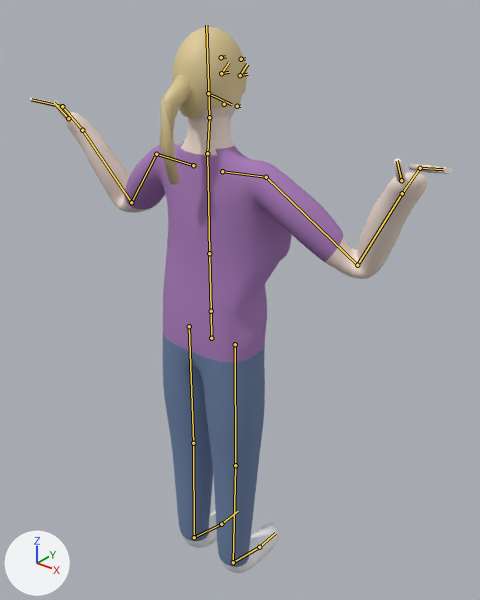
Renders of the Blender file source_art/char_stranger_c.blend from each side of a commit.
Rendered twice from a 50 mm camera at (1.043, -1.181, 1.724) aimed at (0.011, 0.108, 0.924). The lights are fixed; the arrows at lower left show +X, +Y and +Z. The first picture is the older version. Both versions are drawn at frame 0 of the action 'arms_cross'; the numbers are the values there. The bones that bend it are drawn over the model as lines.

Objects in the first picture: 'stranger_c_Mesh'.
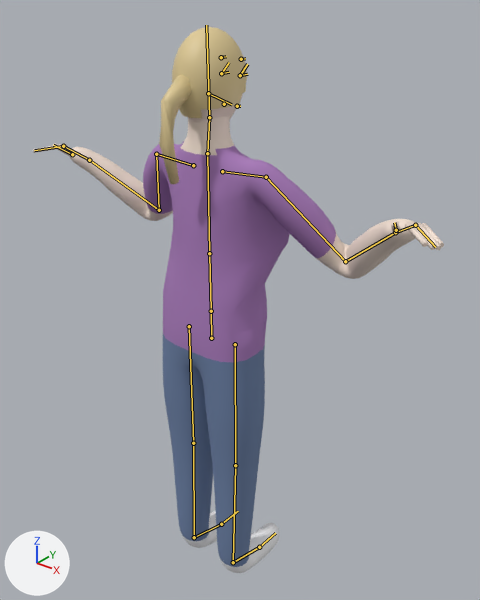
Boxes (x1, y1, x2, y2) around the edits, measured in the pictures (480 x 600 px):
'stranger_c_Mesh', posed: before (30, 27, 452, 573); after (33, 27, 444, 573)
bone 'UpperArm.R', root to tip: before (266, 177) to (357, 265); after (266, 177) to (345, 261)
bone 'UpperArm.L', root to tip: before (156, 154) to (131, 202); after (156, 154) to (159, 210)

The edits, one by one:
Bone 'UpperArm.R' (bone_upperarm_r) turns from (46, 56, 33) to (59, 58, 64) degrees about its own x, y and z.
Bone 'UpperArm.L' (bone_upperarm_l) turns from (46, -56, -33) to (59, -58, -64) degrees about its own x, y and z.
